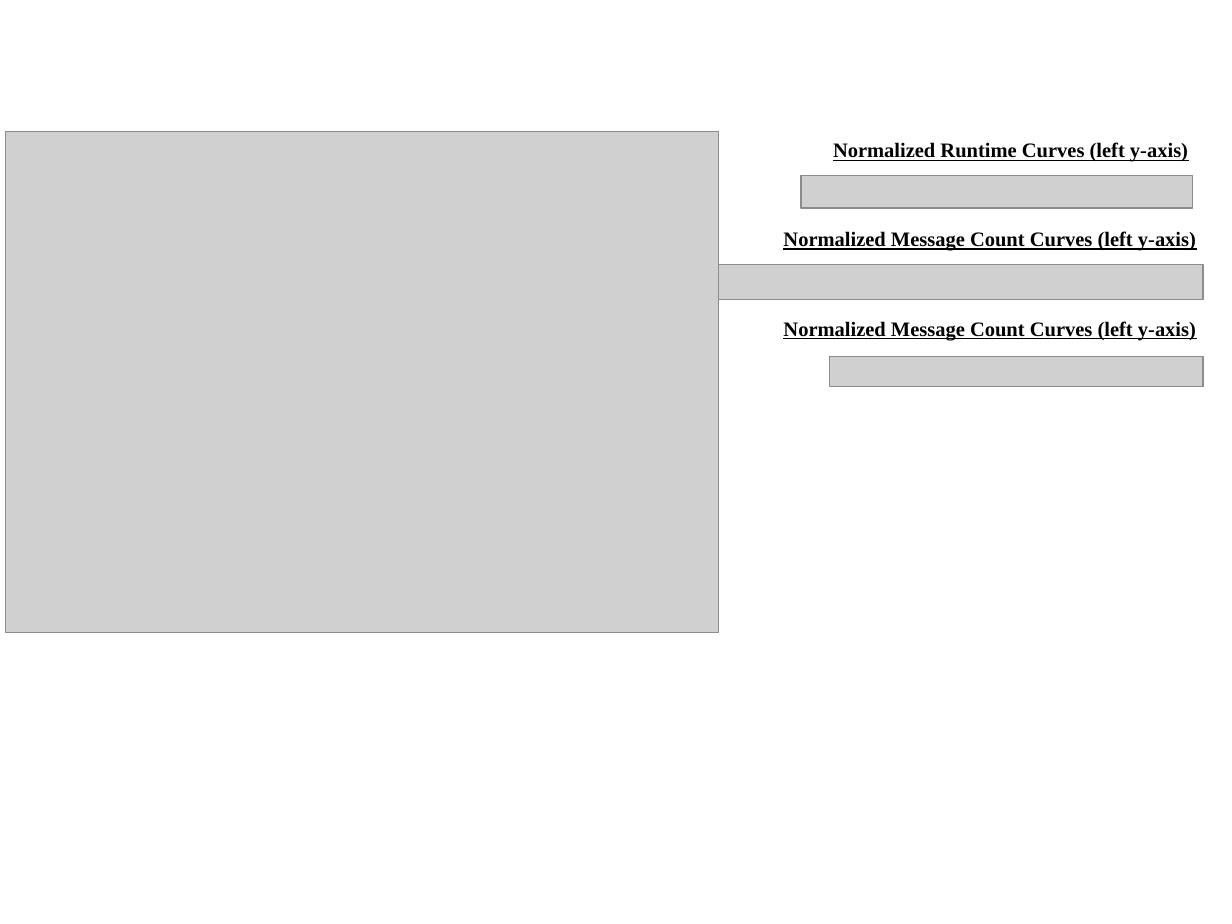
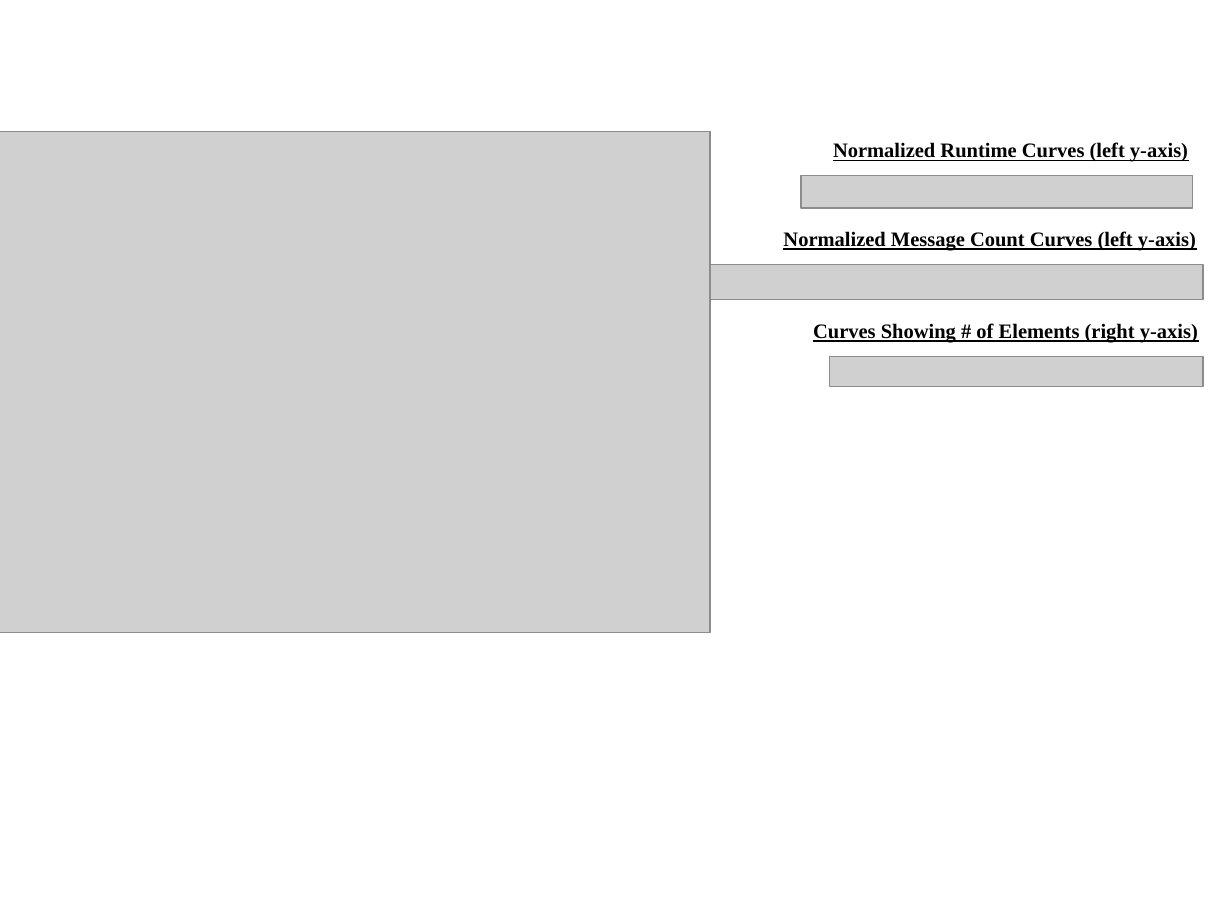
Before and after one commit to aroonsharma1/Chapel_Masters_Work, a slide deck: slide 17 of Paper/Figures/jacobi.pptx. Drawn at 1232x924 pixels with LibreOffice and Linux fonts; fonts in the diff are those of the drawing; grey boxes stand for pictures. Boxes give left, top, right and bottom in pixels: in the first picture for what was removed or moved away, otherwise in the second. Text is boxed around its words. In the diff, an @@ line names an element or a change of style, - is before the commit and + after.

```diff
--- a/Paper/Figures/jacobi.pptx
+++ b/Paper/Figures/jacobi.pptx
@@ picture: place and size @@
-picture at [5,132,718,633]
+picture at [0,132,710,633]
@@ text at [813,323,1198,343]: text changed @@
-Normalized Message Count Curves (left y-axis)
+Curves Showing # of Elements (right y-axis)
```
Also in this commit, not shown: 9 other slides changed, 19 other files.
